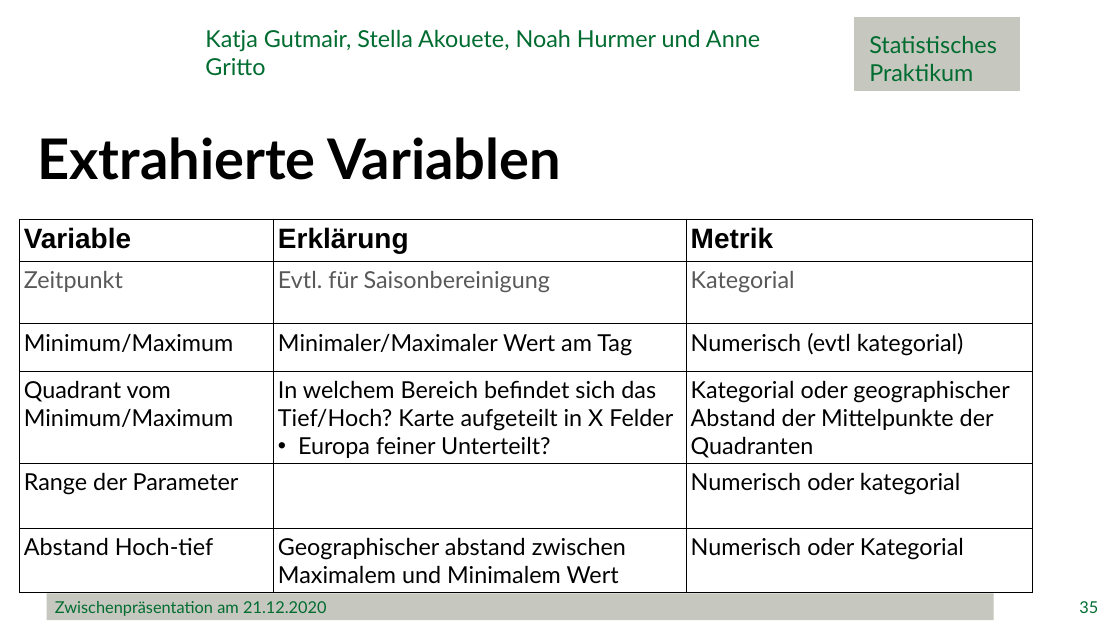
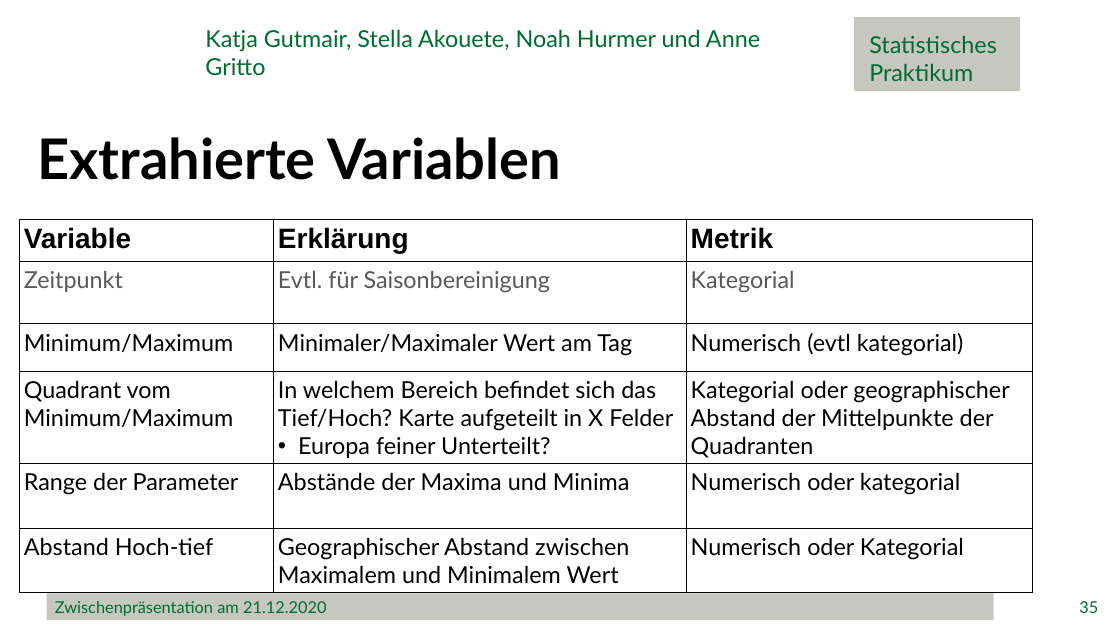
Before and after one commit to minimops/weatherFrog, a slide deck: slide 35 of ppt/Zwischenpraesentation_final.pptx. Drawn at 1120x630 pixels with LibreOffice and Linux fonts; fonts in the diff are those of the drawing; background and template pictures are left out. Boxes give left, top, right and bottom in pixels: in the first picture for what was removed or moved away, otherwise in the second. Text is boxed around its words. In the diff, an @@ line names an element or a change of style, - is before the commit and + after.

```diff
--- a/ppt/Zwischenpraesentation_final.pptx
+++ b/ppt/Zwischenpraesentation_final.pptx
@@ table at (19, 219, 1033, 593) @@
-row 5, column 2: 
+row 5, column 2: Abstände der Maxima und Minima
-row 6, column 2: Geographischer abstand zwischen Maximalem und Minimalem Wert
+row 6, column 2: Geographischer Abstand zwischen Maximalem und Minimalem Wert
```
Also in this commit, not shown: 2 other slides changed, 5 slides removed, 1 other file.
